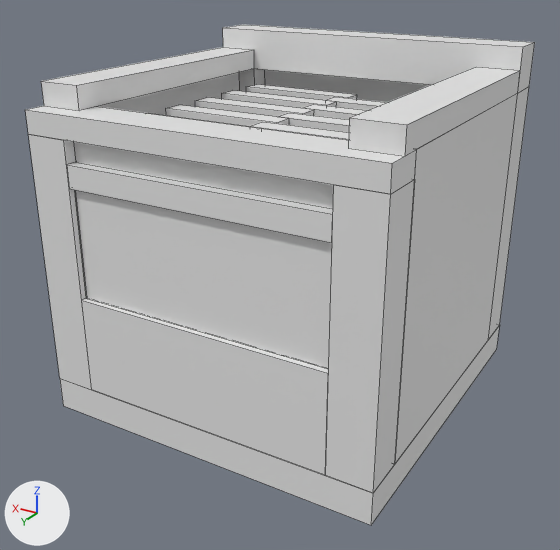
One commit to the OBJ model src/main/resources/assets/dimensionalfluxminer/models/block/dimensional_crusher/geometry/full_idle.obj: the scene before it, then after it.
Before and after are seen from a 50 mm lens placed at (-0.563, 1.356, 1.265), pointed at (0.509, -0.43, 0.371). The axes (+X, +Y, +Z) are drawn at lower left. The lights are the same throughout. The picture after the commit comes second. Mesh edges are drawn as thin lines. Materials are left out; every surface is plain grey. Where no turn or scale is listed for an object, it has been applied to the vertices. Vertices at exactly the same position are counted once.

The first picture shows 'full_idle'.
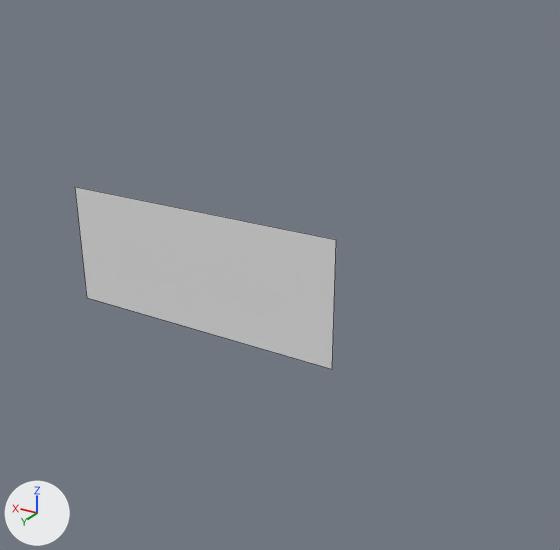
Diff of the bpy script that builds the scene:
```diff
--- a/src/main/resources/assets/dimensionalfluxminer/models/block/dimensional_crusher/geometry/full_idle.obj.py
+++ b/src/main/resources/assets/dimensionalfluxminer/models/block/dimensional_crusher/geometry/full_idle.obj.py
@@ me_full_idle @@
 # used by ob_full_idle; location = (0.0, 0.0, 0.0)
-me_full_idle.from_pydata(...)  # 210 vertices, 184 faces; spans x 0.0..1.0, y -1.0..0.0, z 0.0..1.0
+me_full_idle.from_pydata(...)  # 142 vertices, 1 face; spans x 0.0..1.0, y -1.0..0.0, z 0.0..1.0
+# me_full_idle part 1
+# 68 vertices are removed from x 0.0..1.0, y -1.0..0.0, z 0.0..0.875
+# 183 faces are deleted
```

Boxes [x1, y1, x2, y2] around the edits, measured in the pictures (560 x 550 px):
'full_idle', reshaped: before [25, 24, 535, 525]; after [75, 187, 336, 369]
part 1 of me_full_idle, deleted: before [25, 24, 535, 525]
